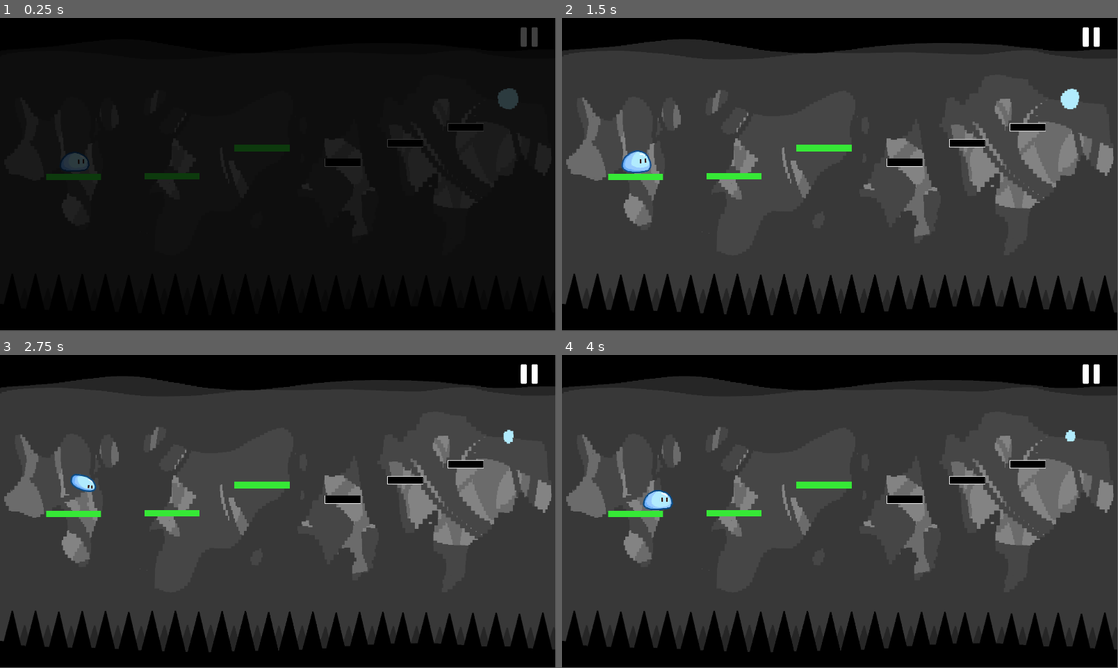
Above: before the commit, frames 1-4 (two rows, left to right).
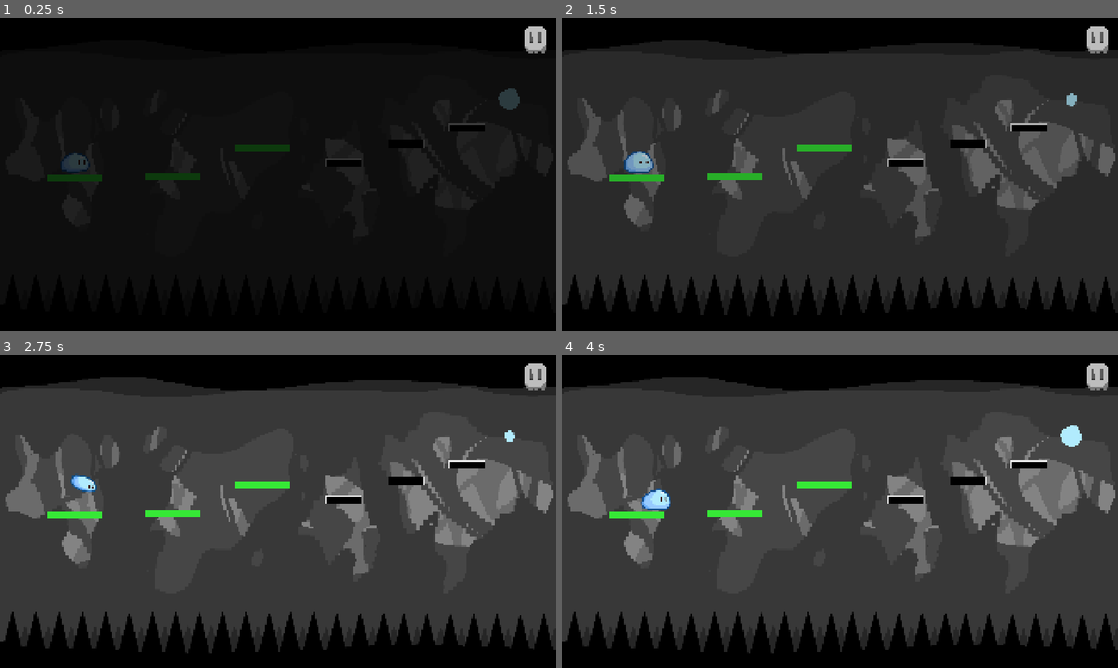
Above: after the commit, the same moments.

Repository: JianiLi98/Blue-Haven
Game: Godot game, scene res://scenes/Main.tscn
Two runs of this game, one before a commit and one after it. Both use one fixed random seed, a clock stepped at 60 frames per second and the inputs below.
Inputs (mouse positions are in pixels of both pictures, inside the frame that each line leads up to; where the layout moved, square brackets give the same spot in the first picture):
- Up to frame 1 (0.25 s): no input
- Up to frame 2 (1.5 s): click (1095, 39) [1090, 36] at 0.5 s; click (840, 193) at 1.25 s, where only the run after the commit has a clickable "CONTINUE"
- Up to frame 3 (2.75 s): tap Space (jump) at 2.27 s
- Up to frame 4 (4 s): tap Space (jump) at 3.02 s
In our replay, the window is 799x449 before the commit and 800x450 after it. These sizes can differ from the game's own. Grey fills any space a smaller window leaves; there, only what the larger window draws over its background counts as a difference.

The runs differ from the first frame. In frame 1, 0.7% of the frame differs, in the area x 8-99%, y 2-53%; in frame 2, 9.6%, in the area x 0-100%, y 2-96%; in frame 3, 2.7%; in frame 4, 2.9%.

Commit message:
Fixed pause menu ui and logic

Diff:
--- a/project.godot
+++ b/project.godot
@@ -19,6 +19,7 @@
 
 window/size/viewport_width=1920
 window/size/viewport_height=1080
+window/stretch/mode="canvas_items"
 
 [input]
 
--- a/scenes/Main.tscn
+++ b/scenes/Main.tscn
@@ -7,8 +7,11 @@
 [ext_resource type="PackedScene" uid="uid://bdqshr7b3ig5h" path="res://scenes/PlatformShort.tscn" id="5_vcsgt"]
 [ext_resource type="SpriteFrames" uid="uid://dy5bhua8b83xg" path="res://tres/light.tres" id="6_c01mt"]
 [ext_resource type="Script" uid="uid://d1onns4tt5yyj" path="res://scripts/portal.gd" id="6_nxtc6"]
-[ext_resource type="PackedScene" uid="uid://dxxvd0m84tin6" path="res://scenes/PauseMenu.tscn" id="8_q8u5g"]
-[ext_resource type="Texture2D" uid="uid://b0l0sjvyt7u25" path="res://assets/pause.png" id="9_lhr70"]
+[ext_resource type="Texture2D" uid="uid://tgnfnwn4q6fe" path="res://assets/pause_normal.png" id="9_lhr70"]
+[ext_resource type="Script" uid="uid://brp6qxkk2lvnr" path="res://scenes/pause_menu1.gd" id="9_qmy6f"]
+[ext_resource type="Texture2D" uid="uid://1df6vucyu8v7" path="res://assets/pause_pressed.png" id="10_wp0k4"]
+[ext_resource type="Texture2D" uid="uid://b2j42tbeimk5r" path="res://assets/pause_hover.png" id="11_wp0k4"]
+[ext_resource type="FontFile" uid="uid://bsijbqsdnsrt7" path="res://assets/PixelifySans-VariableFont_wght.ttf" id="12_bjd11"]
 
 [sub_resource type="GDScript" id="GDScript_rarhs"]
 script/source = "extends TextureRect
@@ -87,16 +90,77 @@
 animation = &"light"
 frame_progress = 0.418881
 
-[node name="PauseMenu" parent="." instance=ExtResource("8_q8u5g")]
-visible = false
+[node name="PauseUI" type="CanvasLayer" parent="." node_paths=PackedStringArray("pause_panel")]
+process_mode = 3
+script = ExtResource("9_qmy6f")
+pause_panel = NodePath("Control/PausePanel")
 
-[node name="PauseButton" type="TextureButton" parent="."]
-anchors_preset = 10
+[node name="Control" type="Control" parent="PauseUI"]
+layout_mode = 3
+anchors_preset = 0
+offset_right = 40.0
+offset_bottom = 40.0
+
+[node name="PauseButton" type="TextureButton" parent="PauseUI/Control"]
+layout_mode = 1
+anchors_preset = 1
+anchor_left = 1.0
 anchor_right = 1.0
-offset_left = 1796.0
-offset_top = 32.0
-offset_right = 2021.0
-offset_bottom = 257.0
+offset_left = 1762.0
+offset_top = 25.0
+offset_right = 2079.0
+offset_bottom = 358.0
 grow_horizontal = 0
 scale = Vector2(0.3, 0.3)
 texture_normal = ExtResource("9_lhr70")
+texture_pressed = ExtResource("10_wp0k4")
+texture_hover = ExtResource("11_wp0k4")
+
+[node name="PausePanel" type="Panel" parent="PauseUI/Control"]
+visible = false
+layout_mode = 1
+anchors_preset = 15
+anchor_right = 1.0
+anchor_bottom = 1.0
+offset_right = 1880.0
+offset_bottom = 1047.0
+grow_horizontal = 2
+grow_vertical = 2
+
+[node name="Label" type="Label" parent="PauseUI/Control/PausePanel"]
+layout_mode = 1
+anchors_preset = 5
+anchor_left = 0.5
+anchor_right = 0.5
+offset_left = -312.0
+offset_top = 272.0
+offset_right = 316.0
+offset_bottom = 489.0
+grow_horizontal = 2
+theme_override_fonts/font = ExtResource("12_bjd11")
+theme_override_font_sizes/font_size = 180
+text = "PAUSED"
+
+[node name="ContinueButton" type="Button" parent="PauseUI/Control/PausePanel"]
+layout_mode = 0
+offset_left = 728.0
+offset_top = 536.0
+offset_right = 1184.0
+offset_bottom = 664.0
+theme_override_fonts/font = ExtResource("12_bjd11")
+theme_override_font_sizes/font_size = 100
+text = "CONTINUE"
+
+[node name="ExitButton" type="Button" parent="PauseUI/Control/PausePanel"]
+layout_mode = 0
+offset_left = 840.0
+offset_top = 656.0
+offset_right = 1064.0
+offset_bottom = 784.0
+theme_override_fonts/font = ExtResource("12_bjd11")
+theme_override_font_sizes/font_size = 100
+text = "EXIT"
+
+[connection signal="pressed" from="PauseUI/Control/PauseButton" to="PauseUI" method="pause"]
+[connection signal="pressed" from="PauseUI/Control/PausePanel/ContinueButton" to="PauseUI" method="unpause"]
+[connection signal="pressed" from="PauseUI/Control/PausePanel/ExitButton" to="PauseUI" method="quit_game"]
--- /dev/null
+++ b/scenes/pause_menu1.gd
@@ -0,0 +1,18 @@
+extends CanvasLayer
+
+@export var pause_panel: Panel
+
+func pause():
+	get_tree().paused = true
+	pause_panel.visible = true
+
+func unpause():
+	get_tree().paused = false
+	pause_panel.visible = false
+
+func quit_game():
+	get_tree().quit()
+
+
+func _on_pause_button_pressed() -> void:
+	pass # Replace with function body.
--- a/scripts/Main.gd
+++ b/scripts/Main.gd
@@ -5,8 +5,6 @@
 
 var player: Node2D
 @onready var fade_rect: ColorRect = $CanvasLayer/FadeRect
-@onready var pause_btn = $PauseButton
-@onready var pause_menu = $PauseMenu
 
 var is_fading := false
 
@@ -20,14 +18,6 @@
 	var tw := create_tween()
 	tw.tween_property(fade_rect, "color:a", 0.0, 1.0)
 
-	pause_btn.pressed.connect(_on_pause_pressed)
-
-func _on_pause_pressed():
-	print("Pause button pressed!")
-	if pause_menu.visible:
-		pause_menu.hide_menu()
-	else:
-		pause_menu.show_menu()
 
 func _process(delta: float) -> void:
 	if is_fading:
@@ -47,9 +37,6 @@
 			$Portal/AnimatedSprite2D.stop()
 			get_tree().change_scene_to_file("res://scenes/Main2.tscn")
 
-	if Input.is_action_just_pressed("ui_cancel"):  # 默认是 Esc
-		pause_menu.visible = !pause_menu.visible
-		get_tree().paused = pause_menu.visible
 
 func _restart() -> void:
 	_fade_and_call(func ():
Binary file added: assets/pause_hover.png
Not shown, added: assets/pause_hover.png.import
Binary file added: assets/pause_normal.png
Not shown, added: assets/pause_normal.png.import
Binary file added: assets/pause_pressed.png
Not shown, added: assets/pause_pressed.png.import
Not shown: 1 places in scenes/Main.tscn that only renumber resources
Not shown, added: scenes/pause_menu1.gd.uid
Not shown, changed: .DS_Store
